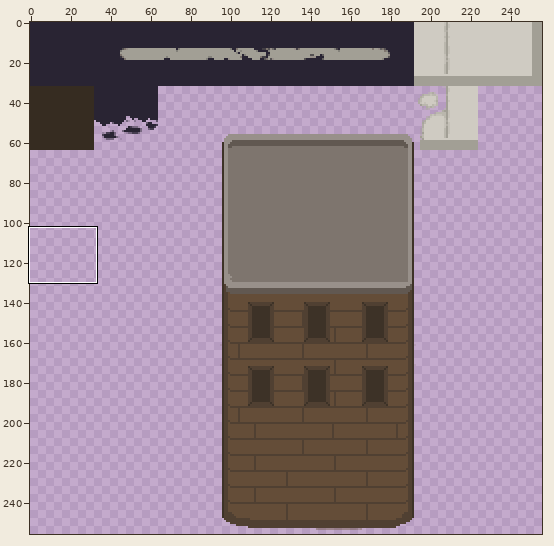
Sprite sheet, stored at assets/overworld/city_tiles.png. The first picture is a wide view before the edit; the outline marks the close-up.
Close-up. Before the edit:
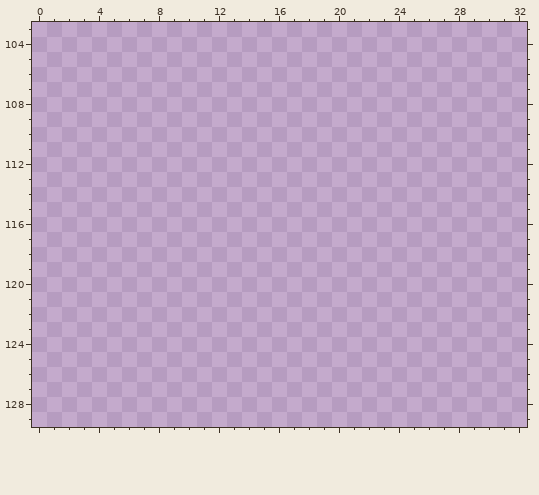
The file is 256x256 pixels. Pixels under 10% opacity are left out. Colours within 5 levels of each other are drawn and written as one. Shown: x 0..32, y 103..129. The commit also changed other parts of the picture, which this record leaves out.
After the commit:
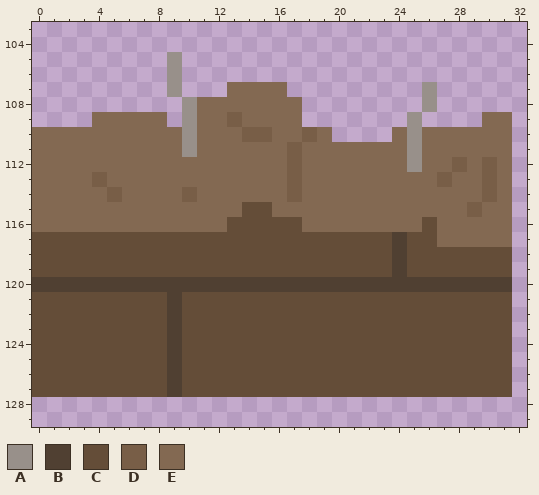
Palette (. is transparent): A #98908a  B #504032  C #644d38  D #785e47  E #836952
What changed:
@@ x 0..32 @@
 104 .................................
-105 .................................
-106 .................................
-107 .................................
-108 .................................
-109 .................................
-110 .................................
-111 .................................
-112 .................................
-113 .................................
-114 .................................
-115 .................................
-116 .................................
-117 .................................
-118 .................................
-119 .................................
-120 .................................
-121 .................................
-122 .................................
-123 .................................
-124 .................................
-125 .................................
-126 .................................
-127 .................................
+105 .........A.......................
+106 .........A.......................
+107 .........A...EEEE.........A......
+108 ..........AEEEEEEE........A......
+109 ....EEEEE.AEEDEEEE.......A....EE.
+110 EEEEEEEEEEAEEEDDEEDE....EAEEEEEE.
+111 EEEEEEEEEEAEEEEEEDEEEEEEEAEEEEEE.
+112 EEEEEEEEEEEEEEEEEDEEEEEEEAEEDEDE.
+113 EEEEDEEEEEEEEEEEEDEEEEEEEEEDEEDE.
+114 EEEEEDEEEEDEEEEEEDEEEEEEEEEEEEDE.
+115 EEEEEEEEEEEEEECCEEEEEEEEEEEEEDEE.
+116 EEEEEEEEEEEEECCCCCEEEEEEEECEEEEE.
+117 CCCCCCCCCCCCCCCCCCCCCCCCBCCEEEEE.
+118 CCCCCCCCCCCCCCCCCCCCCCCCBCCCCCCC.
+119 CCCCCCCCCCCCCCCCCCCCCCCCBCCCCCCC.
+120 BBBBBBBBBBBBBBBBBBBBBBBBBBBBBBBB.
+121 CCCCCCCCCBCCCCCCCCCCCCCCCCCCCCCC.
+122 CCCCCCCCCBCCCCCCCCCCCCCCCCCCCCCC.
+123 CCCCCCCCCBCCCCCCCCCCCCCCCCCCCCCC.
+124 CCCCCCCCCBCCCCCCCCCCCCCCCCCCCCCC.
+125 CCCCCCCCCBCCCCCCCCCCCCCCCCCCCCCC.
+126 CCCCCCCCCBCCCCCCCCCCCCCCCCCCCCCC.
+127 CCCCCCCCCBCCCCCCCCCCCCCCCCCCCCCC.
 128 .................................
